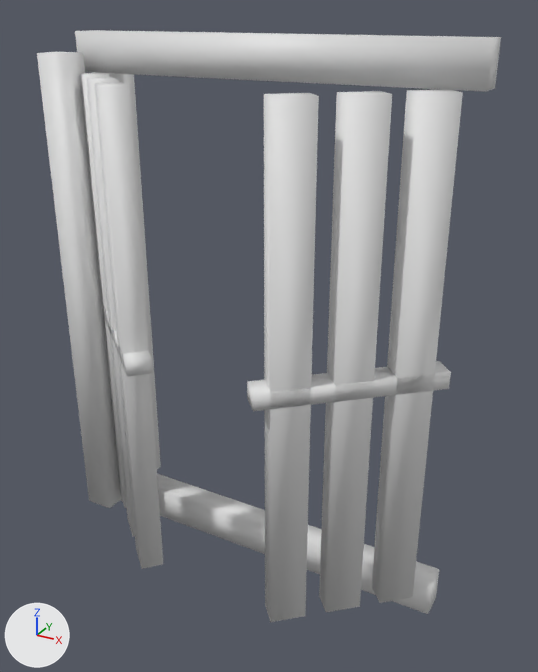
The OBJ model src/models/caelum/siege/ca_siege_gate_broken.obj: old version first, new version second.
The view is the same before and after, from a 50 mm camera at (146.0, -261.0, 245.0) aimed at (9.0, -11.0, 119.0). Every picture has the same lights, and +X, +Y and +Z are marked at lower left. The first picture is the older version. Materials are left out; every surface is plain grey. Where no turn or scale is listed for an object, it has been applied to the vertices. Vertices at exactly the same position are counted once.

Before the edit, the objects in view are built like this:
```python
me_ca_siege_gate_broken = bpy.data.meshes.new('ca_siege_gate_broken')
me_ca_siege_gate_broken.from_pydata(...)  # 96 vertices, 72 faces; spans x -93.0..86.0, y -59.0..22.0, z 0.0..236.0
me_ca_siege_gate_broken.polygons.foreach_set('use_smooth', [True] * 72)
# faces by material slot: [24, 36, 12]
me_ca_siege_gate_broken.materials.append(mat_models_caelum_props_stations_ca_station_stone_png)
me_ca_siege_gate_broken.materials.append(mat_models_caelum_props_stations_ca_station_wood_png)
me_ca_siege_gate_broken.materials.append(mat_models_caelum_props_stations_ca_station_iron_png)
ob_ca_siege_gate_broken = bpy.data.objects.new('ca_siege_gate_broken', me_ca_siege_gate_broken)
ob_ca_siege_gate_broken.location = (0.0, 0.0, 0.0)
```
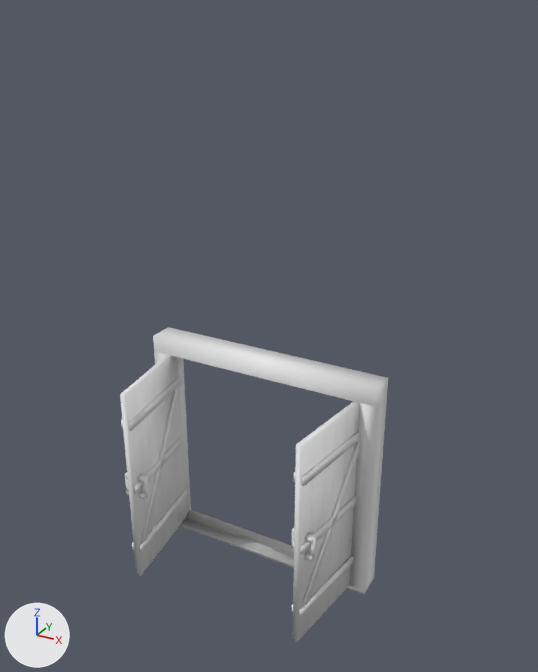
What differs and where, as boxes (x1, y1, x2, y2) in the pictures (538 x 672 px; the box of a moved part takes in the faces that stretch with it):
'ca_siege_gate_broken', reshaped (42% narrower, 47% shorter)
    before: (37, 30, 501, 622)
    after: (120, 327, 388, 642)
part 1 of me_ca_siege_gate_broken, added
    after: (153, 327, 388, 594)
part 2 of me_ca_siege_gate_broken, moved or reshaped
    before: (120, 474, 439, 614)
    after: (170, 363, 180, 520)
part 3 of me_ca_siege_gate_broken, moved or reshaped (not visible afterwards)
    before: (87, 77, 135, 537)
part 4 of me_ca_siege_gate_broken, moved or reshaped
    before: (102, 303, 152, 377)
    after: (162, 372, 173, 533)
part 5 of me_ca_siege_gate_broken, moved or reshaped (not visible afterwards)
    before: (80, 73, 126, 508)
part 6 of me_ca_siege_gate_broken, moved or reshaped
    before: (95, 82, 163, 569)
    after: (153, 372, 165, 535)
part 7 of me_ca_siege_gate_broken, moved or reshaped (not visible afterwards)
    before: (37, 52, 122, 508)
part 8 of me_ca_siege_gate_broken, moved or reshaped
    before: (264, 93, 319, 622)
    after: (144, 379, 158, 555)
part 9 of me_ca_siege_gate_broken, moved or reshaped (not visible afterwards)
    before: (92, 72, 161, 469)
part 10 of me_ca_siege_gate_broken, moved or reshaped
    before: (319, 91, 392, 612)
    after: (135, 388, 150, 565)
part 11 of me_ca_siege_gate_broken, moved or reshaped (not visible afterwards)
    before: (247, 361, 451, 411)
part 12 of me_ca_siege_gate_broken, moved or reshaped
    before: (75, 30, 501, 92)
    after: (139, 490, 147, 499)
part 13 of me_ca_siege_gate_broken, added
    after: (137, 474, 147, 482)
part 14 of me_ca_siege_gate_broken, moved or reshaped
    before: (372, 90, 463, 603)
    after: (143, 477, 149, 497)
part 15 of me_ca_siege_gate_broken, added
    after: (308, 438, 314, 630)
part 16 of me_ca_siege_gate_broken, added
    after: (328, 432, 336, 608)
part 17 of me_ca_siege_gate_broken, added
    after: (338, 414, 347, 588)
part 18 of me_ca_siege_gate_broken, added
    after: (291, 401, 360, 642)
part 19 of me_ca_siege_gate_broken, added
    after: (120, 355, 187, 575)

Edits to the bpy script that builds the scene:
```text
Change me_ca_siege_gate_broken:
    remove me_ca_siege_gate_broken.from_pydata(...)  # 96 vertices, 72 faces; spans x -93.0..86.0, y -59.0..22.0, z 0.0..236.0
    add me_ca_siege_gate_broken.from_pydata(...)  # 528 vertices, 468 faces; spans x -56.0..56.0, y -48.0..6.0, z -2.0..104.0
    me_ca_siege_gate_broken part 1: a new loose piece, a torus around y (ring radius 73.0, tube radius 7.0) spanning x -56.0..56.0, y -6.0..6.0, z -2.0..104.0
    me_ca_siege_gate_broken part 2: the loose piece of 8 vertices spanning x -86.0..86.0, y -6.0..6.0, z 0.0..16.0 is scaled about its middle by (0.000105, 0.000928, 6), then moved by (-45.0, -8.0, 40.0)
    me_ca_siege_gate_broken part 3: the loose piece of 8 vertices spanning x -62.0..-44.0, y -38.0..-21.0, z 12.0..220.0 is scaled about its middle by (0.00433, 0.00882, 0.462), then moved by (5.0, 21.0, -68.0)
    me_ca_siege_gate_broken part 4: the loose piece of 8 vertices spanning x -85.0..-22.0, y -59.0..0.0, z 112.0..120.0 is scaled about its middle by (0.00048, 0.00251, 13.7), then moved by (9.0, 14.0, -68.0)
    me_ca_siege_gate_broken part 5: the loose piece of 8 vertices spanning x -80.0..-62.0, y -22.0..-5.0, z 12.0..220.0 is scaled about its middle by (0.00433, 0.00882, 0.462), then moved by (24.0, -3.0, -68.0)
    me_ca_siege_gate_broken part 6: the loose piece of 8 vertices spanning x -44.0..-27.0, y -54.0..-37.0, z 12.0..220.0 is scaled about its middle by (0.00433, 0.00881, 0.462), then moved by (-8.0, 22.0, -68.0)
    me_ca_siege_gate_broken part 7: the loose piece of 8 vertices spanning x -93.0..-79.0, y -22.0..-10.0, z 8.0..228.0 is scaled about its middle by (0.00129, 0.000928, 0.436), then moved by (40.0, -8.0, -70.0)
    me_ca_siege_gate_broken part 8: the loose piece of 8 vertices spanning x 27.0..44.0, y -54.0..-37.0, z 12.0..220.0 is scaled about its middle by (-0.00194, -0.00775, 0.462), then moved by (-78.0, 14.0, -68.0)
    me_ca_siege_gate_broken part 9: the loose piece of 8 vertices spanning x -93.0..-79.0, y 10.0..22.0, z 8.0..228.0 is scaled about its middle by (0.00129, 0.000928, 0.436), then moved by (41.0, -48.0, -70.0)
    me_ca_siege_gate_broken part 10: the loose piece of 8 vertices spanning x 44.0..62.0, y -38.0..-21.0, z 12.0..220.0 is scaled about its middle by (-0.00194, -0.00775, 0.462), then moved by (-94.0, -10.0, -68.0)
    me_ca_siege_gate_broken part 11: the loose piece of 8 vertices spanning x 22.0..85.0, y -59.0..0.0, z 112.0..120.0 is scaled about its middle by (0.000152, -0.00245, 13.7), then moved by (-97.0, -10.0, -68.0)
    me_ca_siege_gate_broken part 12: the loose piece of 8 vertices spanning x -86.0..86.0, y -6.0..6.0, z 220.0..236.0 is scaled about its middle by (0.0173, 0.248, 0.125), then moved by (-39.0, -42.0, -185.0)
    me_ca_siege_gate_broken part 13: the loose piece of 8 vertices spanning x -86.0..86.0, y -6.0..6.0, z 0.0..16.0 is copied, and the copy is scaled about its middle by (0.0173, 0.248, 0.125), then moved by (-39.0, -42.0, 44.0); it spans x -41.0..-37.0, y -44.0..-40.0, z 51.0..53.0
    me_ca_siege_gate_broken part 14: the loose piece of 8 vertices spanning x 62.0..80.0, y -22.0..-5.0, z 12.0..220.0 is turned -124 degrees about the z axis through its middle and scaled by 0.0486, then moved by (-109.0, -29.0, -68.0)
    me_ca_siege_gate_broken part 15: the loose piece of 8 vertices spanning x 27.0..44.0, y -54.0..-37.0, z 12.0..220.0 is copied, and the copy is scaled about its middle by (0.00433, 0.00882, 0.462), then moved by (8.0, 6.0, -68.0); it spans x 44.0, y -40.0, z 0.0..96.0
    me_ca_siege_gate_broken part 16: the loose piece of 8 vertices spanning x 44.0..62.0, y -38.0..-21.0, z 12.0..220.0 is copied, and the copy is scaled about its middle by (0.00433, 0.00881, 0.462), then moved by (-7.0, 5.0, -68.0); it spans x 46.0, y -24.0, z 0.0..96.0
    me_ca_siege_gate_broken part 17: the loose piece of 8 vertices spanning x 44.0..62.0, y -38.0..-21.0, z 12.0..220.0 is copied, and the copy is scaled about its middle by (0.00433, 0.00882, 0.462), then moved by (-6.0, 13.0, -68.0); it spans x 47.0, y -16.0, z 0.0..96.0
    me_ca_siege_gate_broken part 18: 146 vertices added at x 37.0..50.0, y -48.0..0.0, z 0.0..96.0
    me_ca_siege_gate_broken part 19: 72 vertices added at x -50.0..-39.0, y -48.0..0.0, z 0.0..96.0
    other edits to the shape of me_ca_siege_gate_broken do not show in these pictures
```
